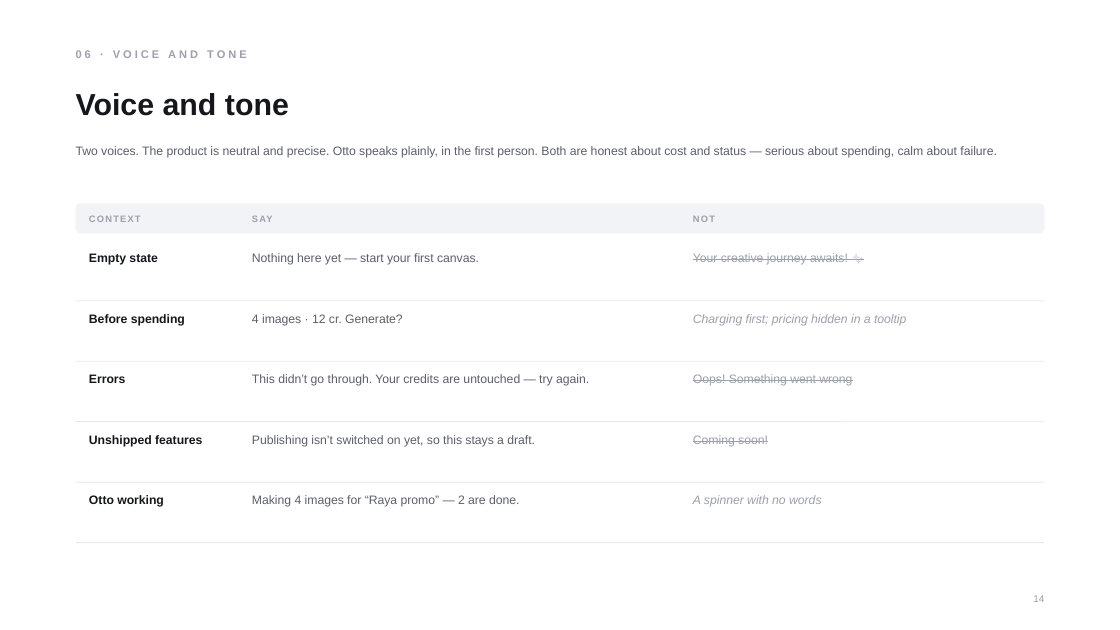
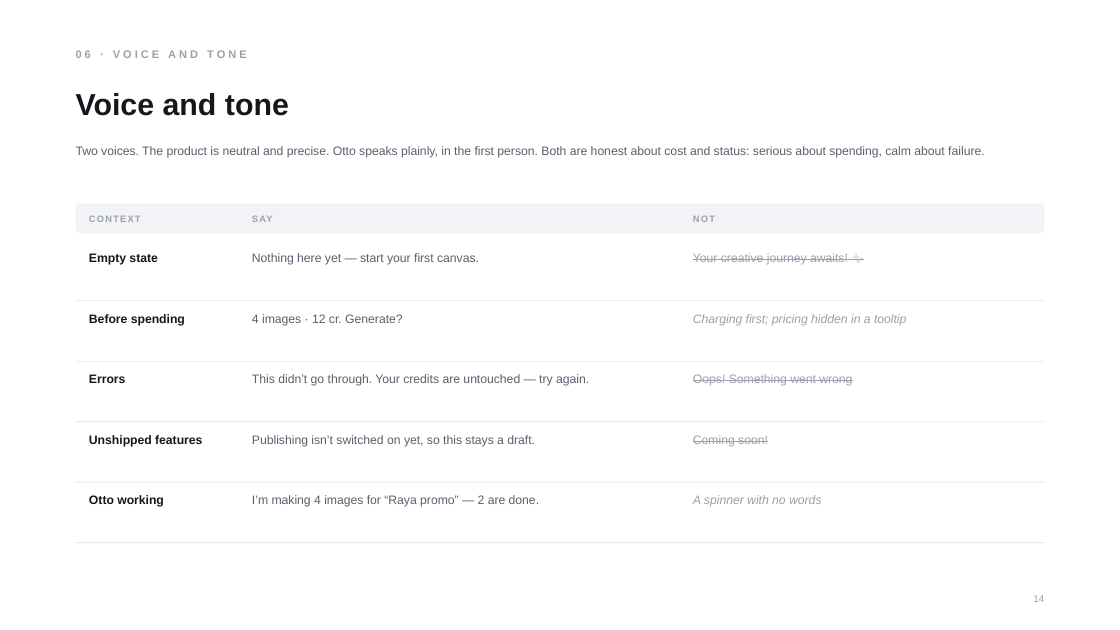
Before and after one commit to BELCORT-SDN-BHD/FIKIRTIVE, a slide deck: slide 14 of docs/brand/guidelines/fikirtive-brand-guidelines-v4.pptx. Drawn at 1120x630 pixels with LibreOffice and Linux fonts; fonts in the diff are those of the drawing. Boxes give left, top, right and bottom in pixels: in the first picture for what was removed or moved away, otherwise in the second. Text is boxed around its words. In the diff, an @@ line names an element or a change of style, - is before the commit and + after.

```diff
--- a/docs/brand/guidelines/fikirtive-brand-guidelines-v4.pptx
+++ b/docs/brand/guidelines/fikirtive-brand-guidelines-v4.pptx
@@ text at [76, 146, 984, 158]: text changed @@
-Two voices. The product is neutral and precise. Otto speaks plainly, in the first person. Both are honest about cost and status — serious about spending, calm about failure.
+Two voices. The product is neutral and precise. Otto speaks plainly, in the first person. Both are honest about cost and status: serious about spending, calm about failure.
@@ text at [252, 495, 539, 507]: text changed @@
-Making 4 images for “Raya promo” — 2 are done.
+I’m making 4 images for “Raya promo” — 2 are done.
```
Also in this commit, not shown: 11 other slides changed, 3 other files.
